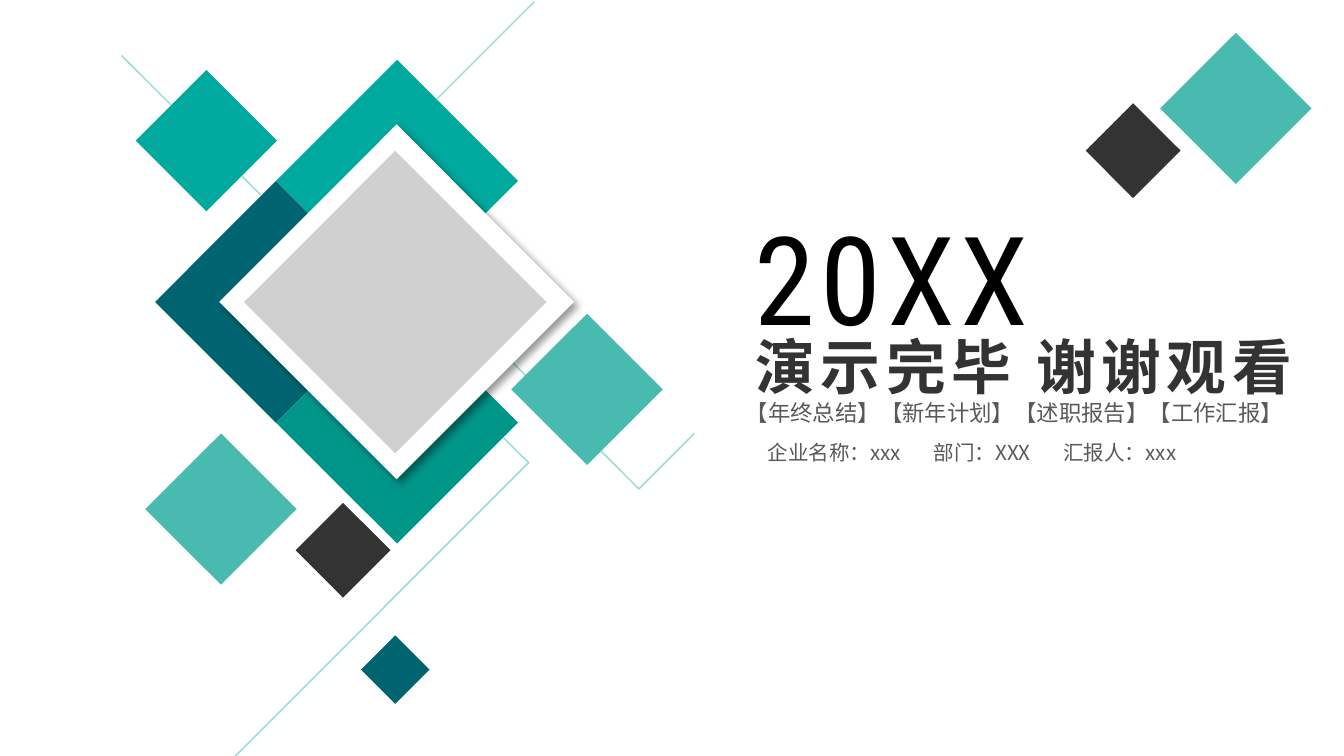
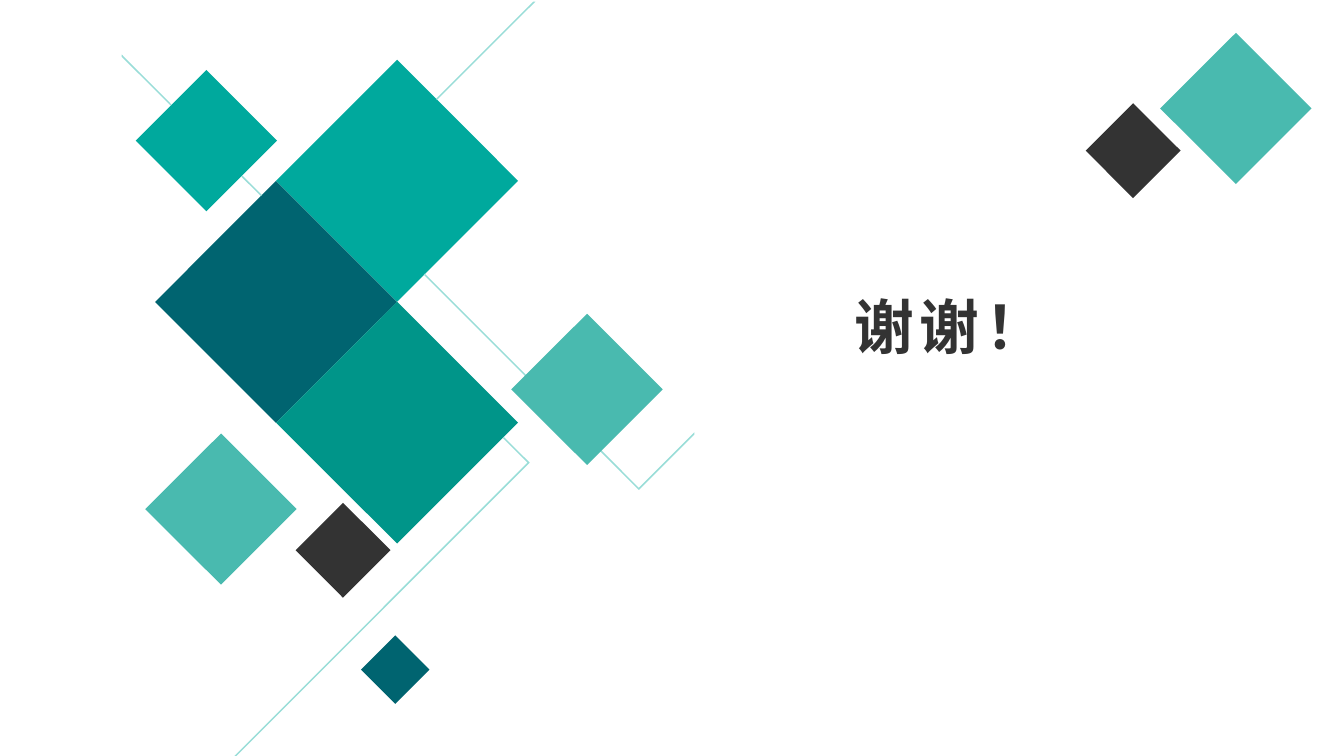
Before and after one commit to whutddk/PRM_Robotic_Arm, a slide deck: slide 15 of doc/进度报告20190912.pptx (slide 25 before the commit). Drawn at 1344x756 pixels with LibreOffice and Linux fonts; fonts in the diff are those of the drawing; grey boxes stand for pictures; background and template pictures are left out. Boxes give left, top, right and bottom in pixels: in the first picture for what was removed or moved away, otherwise in the second. Text is boxed around its words. In the diff, an @@ line names an element or a change of style, - is before the commit and + after.

Commit message:
报告ppt

```diff
--- a/doc/进度报告20190912.pptx
+++ b/doc/进度报告20190912.pptx
@@ freeform shape removed at (219,125,574,480) @@
@@ picture removed at (245,151,547,453) @@
@@ text removed at (755,236,1029,354) @@
-20XX
@@ text at (855,298,1045,354): text changed @@
-演示完毕 谢谢观看
+谢谢！
@@ text removed at (746,402,1283,423) @@
-【年终总结】【新年计划】【述职报告】【工作汇报】
@@ text removed at (767,442,1176,462) @@
-企业名称：xxx 部门：XXX 汇报人：xxx
```
Also in this commit, not shown: 2 other slides changed, 6 slides added, 6 slides removed, 2 other files.
